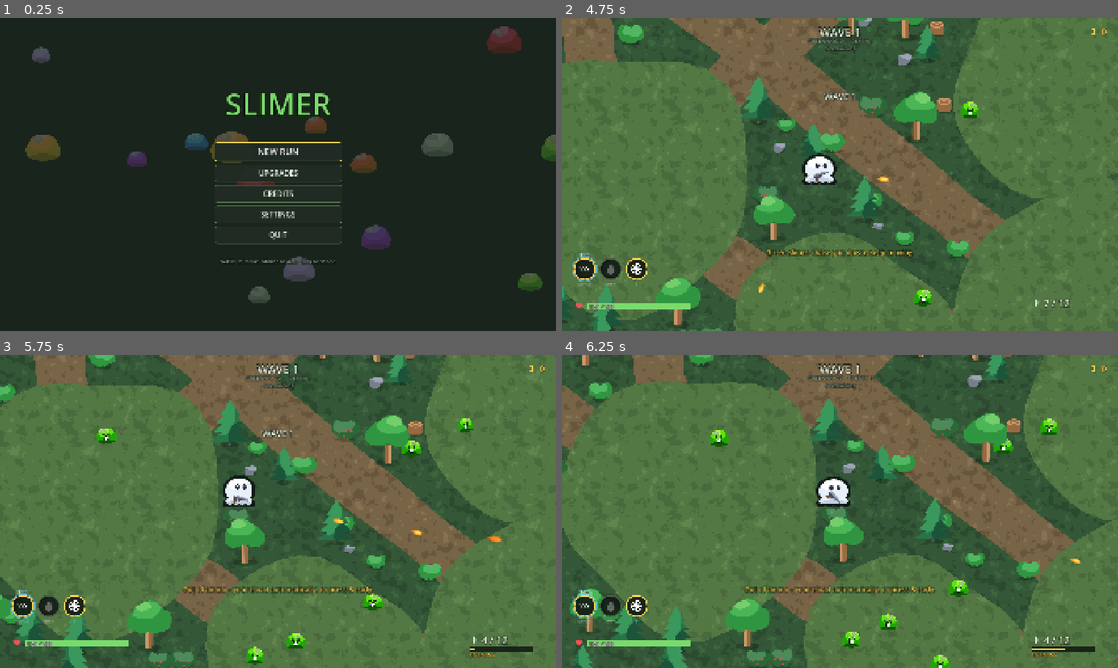
Above: before the commit, frames 1-4 (two rows, left to right).
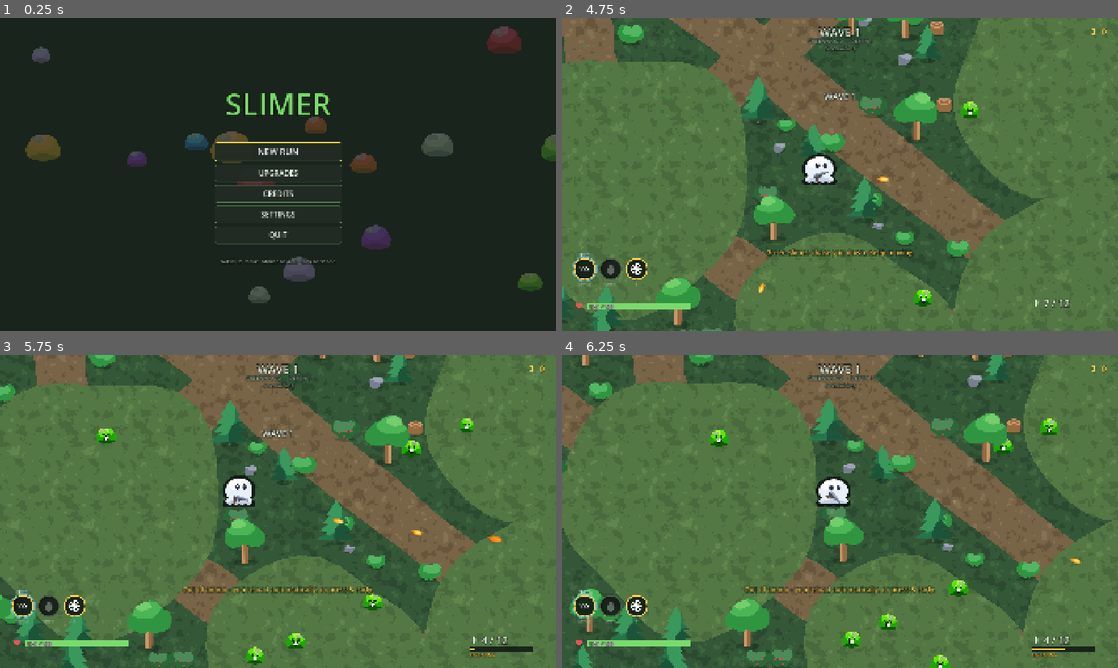
Above: after the commit, the same moments.

Repository: Kooktyplays/slimer
Game: Godot game, scene res://main.tscn
The game is run twice, just before and just after one commit, with the same random seed, the same clock (stepped at 60 frames per second) and the same inputs.
Inputs (mouse positions are in pixels of both pictures, inside the frame that each line leads up to):
- Up to frame 1 (0.25 s): no input
- Up to frame 2 (4.75 s): click "NEW RUN" at 0.5 s; click "DONE" at 1.25 s; tap Enter (ui_accept) at 2, 2.27, 2.75, 3.5 s; move the mouse to (962, 158) at 2.02 s; hold D (move_right) 2.03-2.75 s; hold Shift (ability_1) 2.03-2.75 s; click (962, 158) at 2.17 s; drag from (728, 190) to (812, 237) at 2.77 s; move the mouse to (895, 105) at 3.52 s; hold D (move_right) 3.53-4.25 s; hold Space (ability_movement) 3.53-4.25 s; drag from (812, 237) to (1006, 118) at 4.27 s
- Up to frame 3 (5.75 s): move the mouse to (444, 558) at 5.02 s; press the mouse at (444, 558) at 5.03 s; hold A (move_left) from 5.03 s (still down); tap Enter (ui_accept) at 5.27 s; tap R (reload) at 5.65 s
- Up to frame 4 (6.25 s): release A (move_left) at 5.75 s; release the mouse at (1006, 558) at 5.75 s; tap R (reload) at 5.75 s; drag from (673, 464) to (934, 605) at 5.77 s

Frames 1-2 are identical in both runs. In frame 3, less than 0.1% of the frame differs, in the area x 82-86%, y 20-25%; in frame 4, nothing differs.

Commit message:
Add four elite modifiers, and fix a pooling bug one of them exposed
Three modifiers existed since launch, which meant an elite at wave 40 was one
of the same three things it was at wave 13. Elite mods are the cheapest
variety in the codebase - a match arm and a table entry - so there was no good
reason for the list to be short.

  Volatile  detonates on death, hurting you and the pack around it
  Vampiric  heals off every hit it lands on you
  Phasing   flickers untargetable on a cycle
  Warding   lends nearby slimes the Warded slime's ability-immunity

None of them can make a wave unclearable, which is the constraint they were
designed against. Phasing cycles rather than rolling a dodge chance, so it is a
window to time rather than luck, and it can never be out of reach indefinitely.
Warding blocks abilities only - bullets still land, and the player always has a
gun. Volatile's blast is untagged, so it lands on Warded and Carapace alike.

Phasing exposed a real bug in the process. It becomes untargetable by clearing
its hurtbox collision layer, and enemies are pooled: one that died while phased
was handed back out as an ordinary slime with the layer still cleared -
permanently unhittable, and a wave that could never end. configure() now
restores the hurtbox and the sprite alpha, and a test fails if that reset is
removed.

Also fixes the perf test indexing elite modifiers with a hardcoded % 3, which
would have left every modifier added after the first three untested forever.

GAME_GUIDE's loop and controls sections were still describing two ability slots
from before the movement-slot rework.

2378 assertions, 22-wave Dash-free sim, perf p95 6.94 ms.

Co-Authored-By: Claude Opus 5 <noreply@anthropic.com>

Diff:
--- a/game/actors/enemy.gd
+++ b/game/actors/enemy.gd
@@ -101,6 +101,26 @@
 ## compares a frame to ask a question whose answer cannot change.
 var _is_turtle := false
 
+## Phasing elites flicker out of reach on a cycle. Cycling rather than being a
+## random dodge chance so the window is something the player can time, and so
+## it can never be untargetable indefinitely.
+var _phased := false
+var _phase_timer := 0.0
+const PHASE_OUT := 0.9
+const PHASE_IN := 1.8
+
+## Set each think by a nearby Warding elite, with an expiry rather than a flag
+## the granter has to remember to clear - the granter usually dies, and a
+## permanently warded pack would be a wave that a whole build cannot answer.
+var _ward_until := 0.0
+var _ward_tick := 0.0
+## How often a Warding elite refreshes its aura. The grant lasts longer than
+## the interval, so the aura is continuous while costing one area query every
+## 0.15 s instead of one every frame - at 68 enemies that is the difference
+## between a rounding error and a measurable cost.
+const WARD_REFRESH := 0.15
+const WARD_GRANT := 0.4
+
 ## Stuck handling. Enemies steer straight at their target with no pathfinding,
 ## which is fine in the open and fails in a pocket between two rocks: the
 ## slime grinds against geometry forever and the wave can never end.
@@ -163,6 +183,17 @@
 	_is_turtle = String(def["behavior"]) == "turtle"
 	_shell_up = true
 	_shell_timer = float(def.get("shell_up", 0.0)) * randf_range(0.35, 1.0)
+	_phased = false
+	_phase_timer = PHASE_IN * randf_range(0.3, 1.0)
+	_ward_until = 0.0
+	_ward_tick = 0.0
+	# Both of these MUST be restored here, not just in _ready. Enemies are
+	# pooled: a Phasing elite that died while phased would otherwise be handed
+	# back out as an ordinary slime with its hurtbox layer still cleared and
+	# its sprite still faded - permanently untargetable, and a wave that can
+	# never end.
+	_hurtbox.collision_layer = Layers.ENEMY
+	_visual.modulate.a = 1.0
 
 	var visual_scale := float(def["scale"])
 	shield = 0.0
@@ -180,6 +211,19 @@
 				contact_damage *= 1.25
 			"splitter":
 				max_hp *= 1.1
+			"volatile":
+				# Slightly frail: it is dangerous when it dies, not while alive,
+				# and stacking both would just be a better Brute.
+				max_hp *= 0.8
+			"vampiric":
+				contact_damage *= 1.15
+			"phasing":
+				# It is untargetable a third of the time, so it does not also
+				# need the full elite health pool on top.
+				max_hp *= 0.75
+			"warding":
+				# The aura is the threat. Left at elite baseline.
+				pass
 
 	hp = max_hp
 	_body.texture = load(EnemyTypes.texture_path(id))
@@ -228,6 +272,8 @@
 	_attack_timer = maxf(0.0, _attack_timer - scaled)
 	if _is_turtle:
 		_tick_shell(scaled)
+	if is_elite:
+		_tick_elite(scaled)
 
 	_think_timer -= delta
 	var target := _target_position()
@@ -521,6 +567,13 @@
 			p.call("apply_poison",
 				contact_damage * Balance.CONTACT_POISON_FRACTION,
 				Balance.CONTACT_POISON_DURATION)
+		if elite_mod == "vampiric":
+			# Off damage *dealt*, so it is answered by not being touched rather
+			# than by out-damaging it. Capped at max_hp, so this can stall a
+			# kill but never reverse one past full.
+			hp = minf(max_hp, hp + contact_damage * 0.75)
+			FX.floating_text(hit_center() + Vector2(0, -46), "+",
+				Color(0.9, 0.35, 0.45))
 		_contact_timer = 0.85
 		_squash(1.35)
 
@@ -645,10 +698,64 @@
 		FX.ring(hit_center(), hit_radius * 1.5, DEFLECT_COLOR, 0.25, 0.35)
 
 
+## Elite behaviour that runs on a clock rather than on an event.
+func _tick_elite(delta: float) -> void:
+	match elite_mod:
+		"phasing":
+			_phase_timer -= delta
+			if _phase_timer <= 0.0:
+				_phased = not _phased
+				_phase_timer = PHASE_OUT if _phased else PHASE_IN
+				# The hurtbox is what bullets look for, so dropping its layer
+				# is what actually makes it untargetable rather than merely
+				# invulnerable - shots pass through instead of pinging off.
+				_hurtbox.collision_layer = 0 if _phased else Layers.ENEMY
+				var t := create_tween()
+				t.tween_property(_visual, "modulate:a", 0.25 if _phased else 1.0, 0.18)
+				if not _phased:
+					FX.ring(hit_center(), hit_radius * 1.4,
+						Color(0.75, 0.7, 0.95), 0.25, 0.3)
+		"warding":
+			_ward_tick -= delta
+			if _ward_tick <= 0.0:
+				_ward_tick = WARD_REFRESH
+				_ward_neighbours()
+
+
+## Lend ability-immunity to everything nearby, on a short expiry.
+##
+## Pushed onto neighbours rather than read from them: the check in _is_immune
+## runs on every single hit, and walking the enemy list there would put an
+## area query in the hottest path in the game. Refreshing on the think tick
+## costs one query per Warding elite instead.
+func _ward_neighbours() -> void:
+	var until := Time.get_ticks_msec() / 1000.0 + WARD_GRANT
+	for e: Node2D in Combat.enemies_in_radius(hit_center(),
+			EnemyTypes.WARD_AURA_RADIUS):
+		if e == self or e.is_in_group("boss"):
+			continue
+		e.set("_ward_until", until)
+	# Drawn every couple of seconds rather than every frame: the player has to
+	# be able to see which slime is doing this, without a strobe.
+	if _flash <= 0.0 and randf() < 0.02:
+		FX.ring(hit_center(), EnemyTypes.WARD_AURA_RADIUS,
+			Color(0.7, 0.6, 0.95, 0.5), 0.6, 0.25)
+
+
 ## Whether `source` bounces off this enemy right now.
 ##
 ## Warded's immunity is permanent; Carapace's holds only while the shell is up.
 func _is_immune(source: String) -> bool:
+	# Phasing is out of reach of everything while it is out - it is a window to
+	# time, not a source to counter.
+	if _phased:
+		return true
+	# A Warding elite lends its neighbours the Warded slime's trick. Bullets
+	# still work, which is what stops an aura from being unanswerable: the
+	# player always has a gun.
+	if source == Combat.SOURCE_ABILITY \
+			and Time.get_ticks_msec() / 1000.0 < _ward_until:
+		return true
 	if immune_to.is_empty() or source != immune_to:
 		return false
 	return _shell_up if _is_turtle else true
@@ -688,12 +795,35 @@
 	if award:
 		FX.burst(at, def["tint"], 14 if not is_elite else 22, 1.0 if not is_elite else 1.5)
 		Audio.play_throttled("enemy_death", 0.05, -11.0, 0.18)
+		if elite_mod == "volatile":
+			# Deferred for the same reason as _split: death usually arrives
+			# from a bullet's body_entered, mid physics flush.
+			_detonate_volatile.call_deferred(at, spawn_wave)
 		if elite_mod == "splitter":
 			# deferred for the same reason as _spawn_bullet: death usually
 			# arrives from a bullet's body_entered, mid physics flush
 			_split.call_deferred(at, type_id, spawn_wave)
 	Events.enemy_died.emit(self, at)
 	Pools.release(self)
+
+
+## Volatile elites leave a blast behind them, which turns every kill into a
+## question of where you were standing when you took it.
+##
+## Takes its arguments explicitly because it runs deferred, by which point this
+## enemy has been recycled and its fields have moved on - the same reason
+## _split does.
+func _detonate_volatile(at: Vector2, for_wave: int) -> void:
+	var radius := 200.0
+	var damage := 22.0 * Balance.damage_scale(for_wave, Game.is_nightmare())
+	FX.explosion(at, radius, Color(1.0, 0.55, 0.3))
+	Audio.play("explosion", -7.0)
+	Game.shake(Balance.SHAKE_EXPLOSION * 0.6, 0.25)
+	Combat.explode_on_player(at, radius, damage)
+	# It hurts the pack too, exactly like a Bloater, which is what makes a
+	# volatile in a crowd an opportunity as well as a threat. Untagged, so it
+	# lands on Warded and Carapace alike.
+	Combat.explode(at, radius, damage * 0.5, 220.0, true, Combat.SOURCE_OTHER)
 
 
 ## Splitter elites break into two ordinary slimes of the same colour.
--- a/game/data/enemy_types.gd
+++ b/game/data/enemy_types.gd
@@ -194,7 +194,12 @@
 ## that visibly connected passed straight through.
 
 ## Elite modifiers layered on top of a base type once elites unlock.
-const ELITE_MODS := ["shielded", "enraged", "splitter"]
+## Three of these existed for the whole life of the game, which meant an elite
+## at wave 40 was one of the same three things it was at wave 13. Elite mods are
+## the cheapest variety in the codebase - a match arm and a table entry - so
+## there is no good reason for the list to be short.
+const ELITE_MODS := ["shielded", "enraged", "splitter",
+	"volatile", "vampiric", "phasing", "warding"]
 
 const ELITE_MOD_INFO := {
 	"shielded": {
@@ -209,7 +214,26 @@
 		"name": "Splitter",
 		"desc": "breaks into smaller slimes when killed",
 	},
+	"volatile": {
+		"name": "Volatile",
+		"desc": "detonates when it dies - kill it at range",
+	},
+	"vampiric": {
+		"name": "Vampiric",
+		"desc": "heals itself with every hit it lands on you",
+	},
+	"phasing": {
+		"name": "Phasing",
+		"desc": "flickers out of reach - time your shots",
+	},
+	"warding": {
+		"name": "Warding",
+		"desc": "shields nearby slimes from your abilities",
+	},
 }
+
+## How far a Warding elite's aura reaches.
+const WARD_AURA_RADIUS := 300.0
 
 
 static func get_def(id: String) -> Dictionary:
--- a/game/tests/perf_test.gd
+++ b/game/tests/perf_test.gd
@@ -75,7 +75,10 @@
 		var angle := TAU * i / float(Balance.MAX_CONCURRENT_ENEMIES)
 		var at: Vector2 = player.global_position \
 			+ Vector2.RIGHT.rotated(angle) * randf_range(340.0, 900.0)
-		var elite: String = "" if i % 4 != 0 else EnemyTypes.ELITE_MODS[i % 3]
+		# Indexed by the real list length. This was hardcoded to 3, so every
+		# elite modifier added after the first three went untested for perf.
+		var elite: String = ("" if i % 4 != 0
+			else EnemyTypes.ELITE_MODS[i % EnemyTypes.ELITE_MODS.size()])
 		waves.spawn_at(types[i % types.size()], at, 30, elite)
 	run.bosses.call("spawn_for_wave", 30, player.global_position)
 
--- a/game/tests/run_tests.gd
+++ b/game/tests/run_tests.gd
@@ -198,6 +198,38 @@
 	_check(Balance.ELITE_THREAT_MULTIPLIER > 1.0,
 		"elites must cost extra threat, or a wave gets strictly harder for free")
 	_check(EnemyTypes.ELITE_MODS.size() >= 3, "expected at least three elite modifiers")
+
+	# every modifier must be described, or the tutor hint for it is blank
+	for mod: String in EnemyTypes.ELITE_MODS:
+		_check(EnemyTypes.ELITE_MOD_INFO.has(mod),
+			"elite modifier '%s' has no ELITE_MOD_INFO entry" % mod)
+		var info: Dictionary = EnemyTypes.ELITE_MOD_INFO.get(mod, {})
+		_check(not String(info.get("name", "")).is_empty(), "%s has no name" % mod)
+		_check(not String(info.get("desc", "")).is_empty(), "%s has no description" % mod)
+	_check(EnemyTypes.ELITE_MOD_INFO.size() == EnemyTypes.ELITE_MODS.size(),
+		"ELITE_MOD_INFO describes a modifier that is never rolled")
+
+	# A pooled enemy has to come back clean. A Phasing elite clears its hurtbox
+	# layer to become untargetable; if configure() did not restore it, the next
+	# slime out of the pool would be permanently unhittable and the wave could
+	# never end. This is the guard on that.
+	var scene: PackedScene = load("res://actors/enemy.tscn")
+	var e: Enemy = scene.instantiate()
+	add_child(e)
+	e.configure(EnemyTypes.GREEN, 20, "phasing")
+	# force it out of phase, the way the elite tick would
+	e.call("_tick_elite", 999.0)
+	var phased_layer: int = e.get_node("Hurtbox").collision_layer
+	_check(phased_layer == 0, "a phasing elite should be untargetable while out")
+	# ...and now recycled as an ordinary slime
+	e.configure(EnemyTypes.GREEN, 20, "")
+	_check(e.get_node("Hurtbox").collision_layer == Layers.ENEMY,
+		"a recycled enemy kept a phasing elite's disabled hurtbox - it would be "
+		+ "permanently untargetable")
+	_check(is_equal_approx(e.get_node("Visual").modulate.a, 1.0),
+		"a recycled enemy kept a phasing elite's faded sprite")
+	e.die(false)
+	e.queue_free()
 
 
 ## The two rules that keep five bosses from being one boss.
Not shown, changed: game/GAME_GUIDE.md
